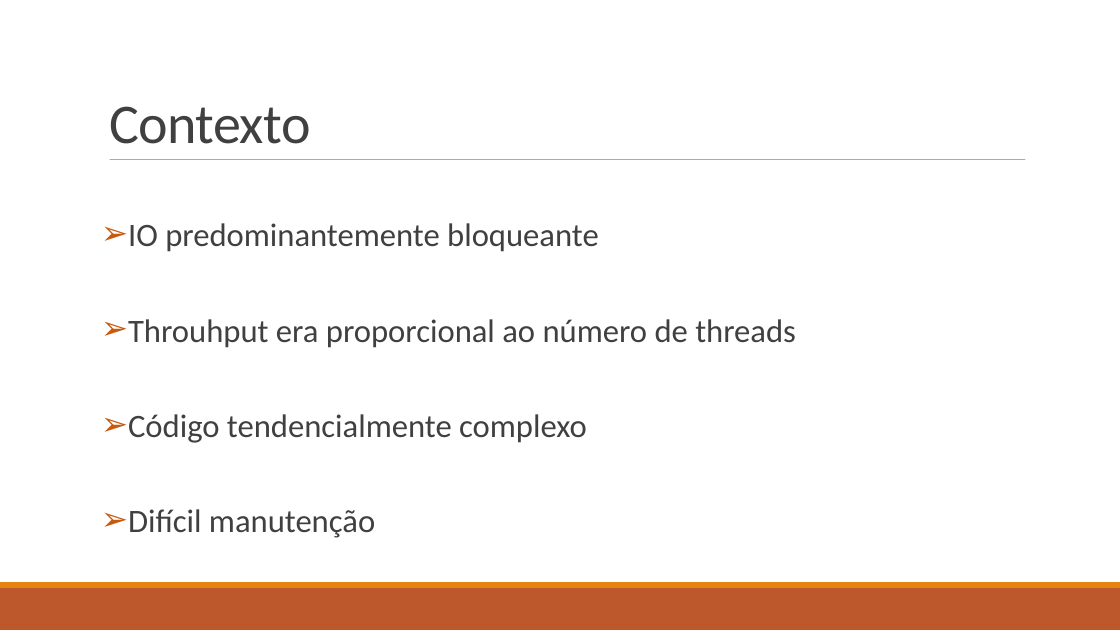
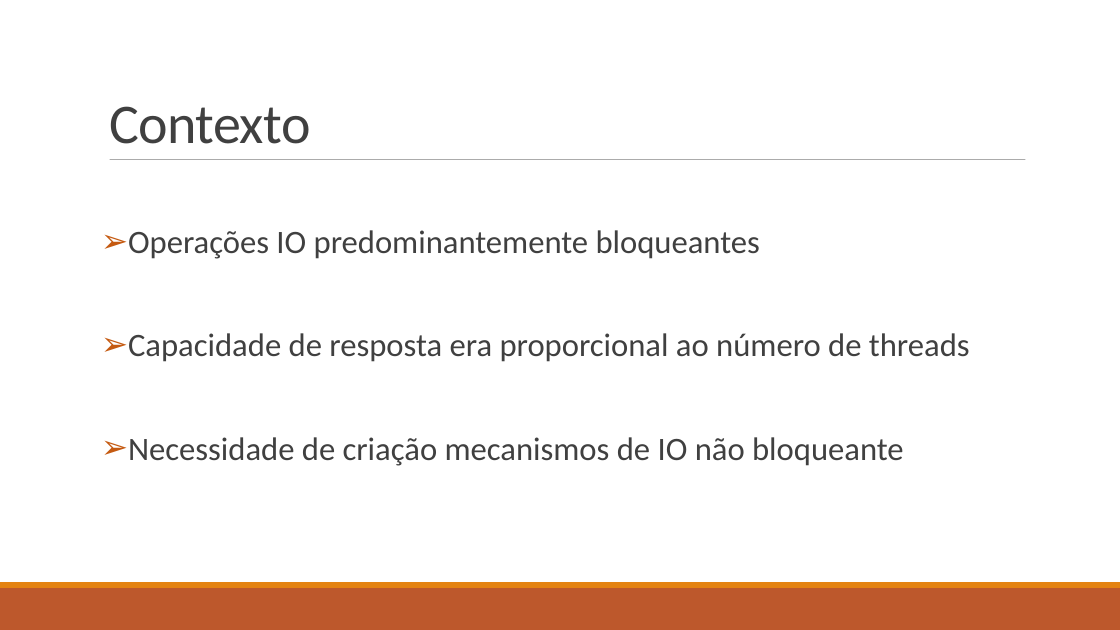
Before and after one commit to isel-sw-projects/2021-asyncio-pipelines, a slide deck: slide 2 of From asynchronous IO to reactive stream pipelines.ppt.odp. Drawn at 1120x630 pixels with LibreOffice and Linux fonts; fonts in the diff are those of the drawing. Boxes give left, top, right and bottom in pixels: in the first picture for what was removed or moved away, otherwise in the second. Text is boxed around its words. In the diff, an @@ line names an element or a change of style, - is before the commit and + after.

```diff
--- a/From asynchronous IO to reactive stream pipelines.ppt.odp
+++ b/From asynchronous IO to reactive stream pipelines.ppt.odp
@@ text at <box>128,230,970,466</box>: text changed @@
-➢ IO predominantemente bloqueante
-➢ Throuhput era proporcional ao número de threads
-➢ Código tendencialmente complexo
-➢ Difícil manutenção
+➢ Operações IO predominantemente bloqueantes
+➢ Capacidade de resposta era proporcional ao número de threads
+➢ Necessidade de criação mecanismos de IO não bloqueante
```
Also in this commit, not shown: 3 other slides changed, 2 slides added, 6 slides removed.
